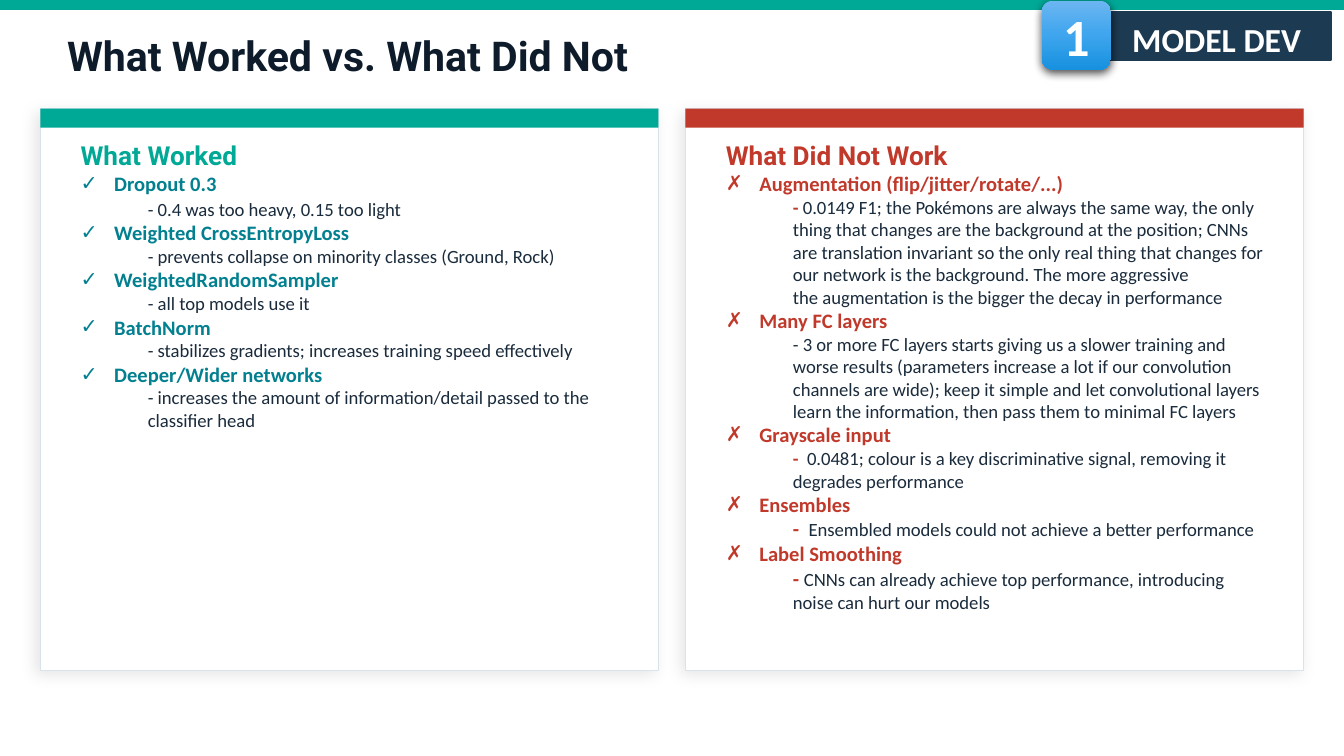
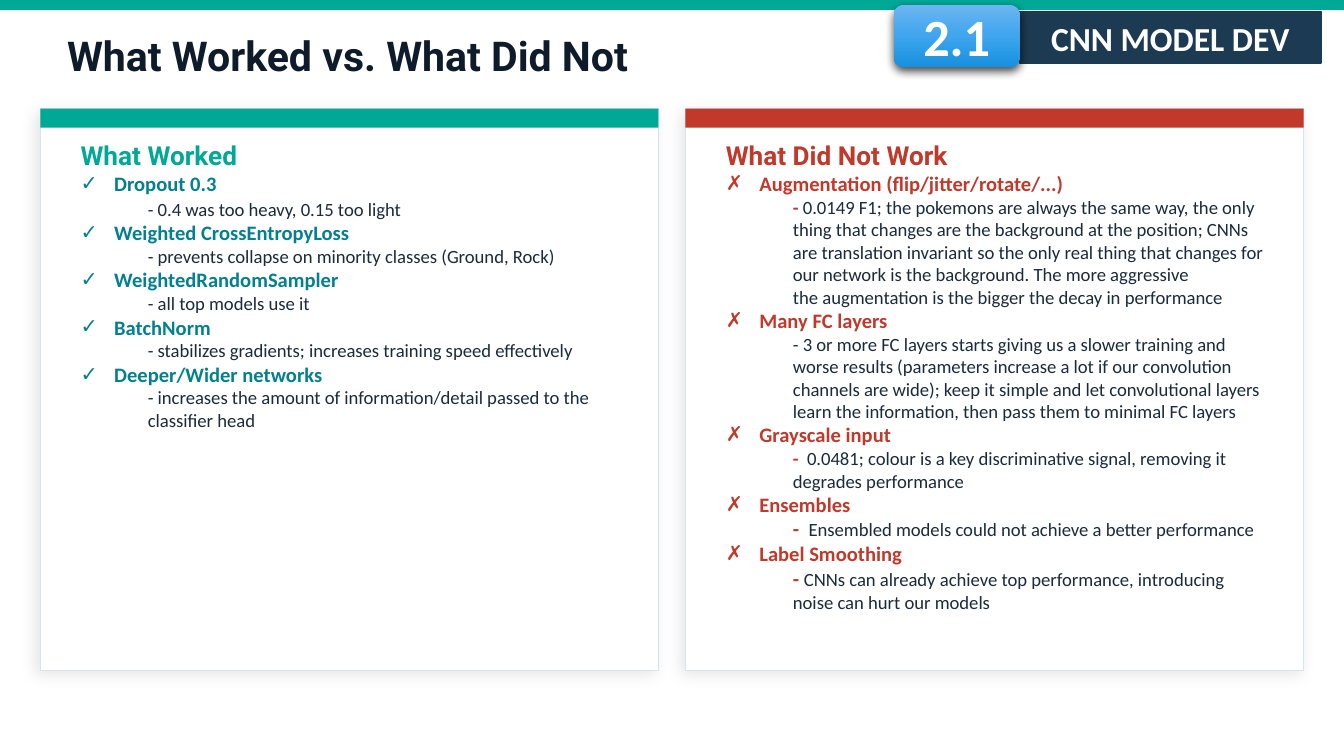
Before and after one commit to fmssilva/DL_Proj, a slide deck: slide 13 of assignment_1/task2/Task2_report.pptx. Drawn at 1344x756 pixels with LibreOffice and Linux fonts; fonts in the diff are those of the drawing; background and template pictures are left out. Boxes give left, top, right and bottom in pixels: in the first picture for what was removed or moved away, otherwise in the second. Text is boxed around its words. In the diff, an @@ line names an element or a change of style, - is before the commit and + after.

```diff
--- a/assignment_1/task2/Task2_report.pptx
+++ b/assignment_1/task2/Task2_report.pptx
@@ rounded rectangle "2.1": place and size @@
-rounded rectangle "2.1" at box(1042, 0, 1110, 69)
+rounded rectangle "2.1" at box(894, 5, 1020, 67)
@@ text in rounded rectangle at box(923, 21, 990, 69): text changed @@
-1
+2.1
@@ rectangle "CNN MODEL DEV": place and size @@
-rectangle "CNN MODEL DEV" at box(1102, 12, 1331, 60)
+rectangle "CNN MODEL DEV" at box(1020, 12, 1321, 63)
@@ text in rectangle at box(1051, 29, 1289, 52): text changed @@
-MODEL DEV
+CNN MODEL DEV
@@ text at box(793, 201, 1263, 307): text changed @@
-  - 0.0149 F1; the Pokémons are always the same way, the only thing that changes are the background at the position; CNNs are translation invariant so the only real thing that changes for our network is the background. The more aggressive the augmentation is the bigger the decay in performance
+  - 0.0149 F1; the pokemons are always the same way, the only thing that changes are the background at the position; CNNs are translation invariant so the only real thing that changes for our network is the background. The more aggressive the augmentation is the bigger the decay in performance
```
Also in this commit, not shown: 26 other slides changed, 1 other file.
